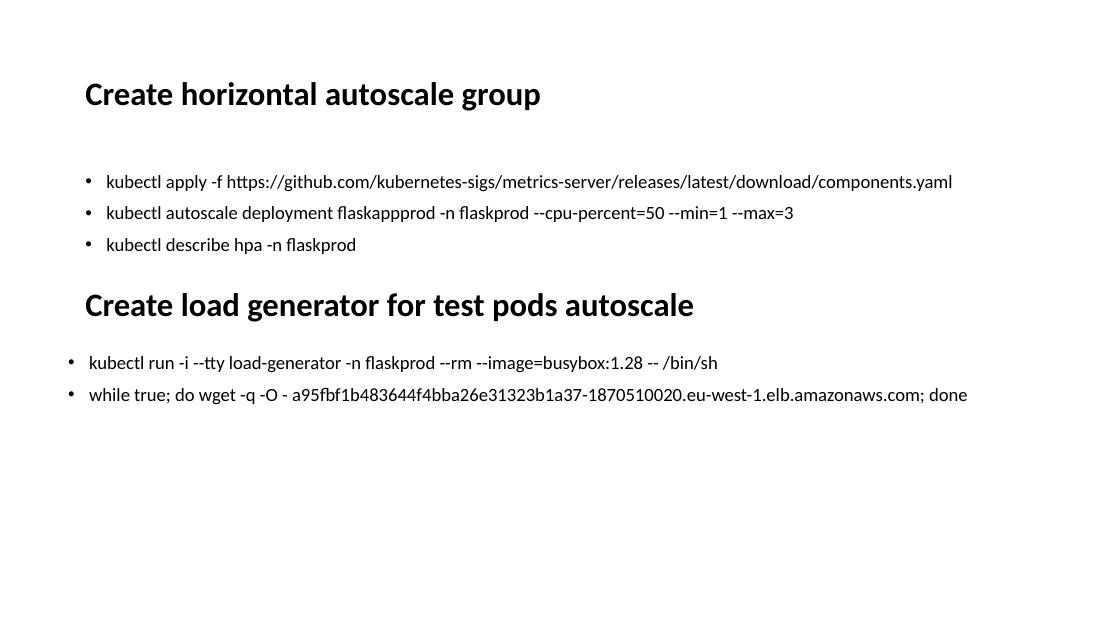
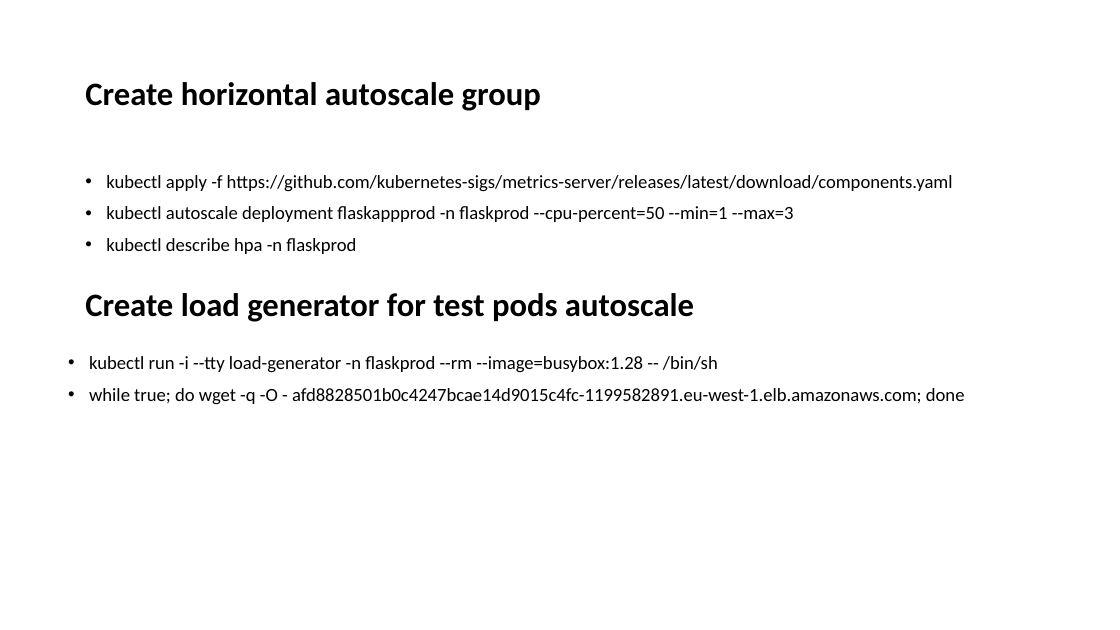
Before and after one commit to AlexGenSh/DevOpsScool-diploma, a slide deck: slide 10 of internship-diploma-sherbakov-alexander.pptx. Drawn at 1120x630 pixels with LibreOffice and Linux fonts; fonts in the diff are those of the drawing. Boxes give left, top, right and bottom in pixels: in the first picture for what was removed or moved away, otherwise in the second. Text is boxed around its words. In the diff, an @@ line names an element or a change of style, - is before the commit and + after.

Commit message:
Add presentation

```diff
--- a/internship-diploma-sherbakov-alexander.pptx
+++ b/internship-diploma-sherbakov-alexander.pptx
@@ text at (89, 388, 965, 405): text changed @@
-• while true; do wget -q -O - a95fbf1b483644f4bba26e31323b1a37-1870510020.eu-west-1.elb.amazonaws.com; done
+• while true; do wget -q -O - afd8828501b0c4247bcae14d9015c4fc-1199582891.eu-west-1.elb.amazonaws.com; done
```
